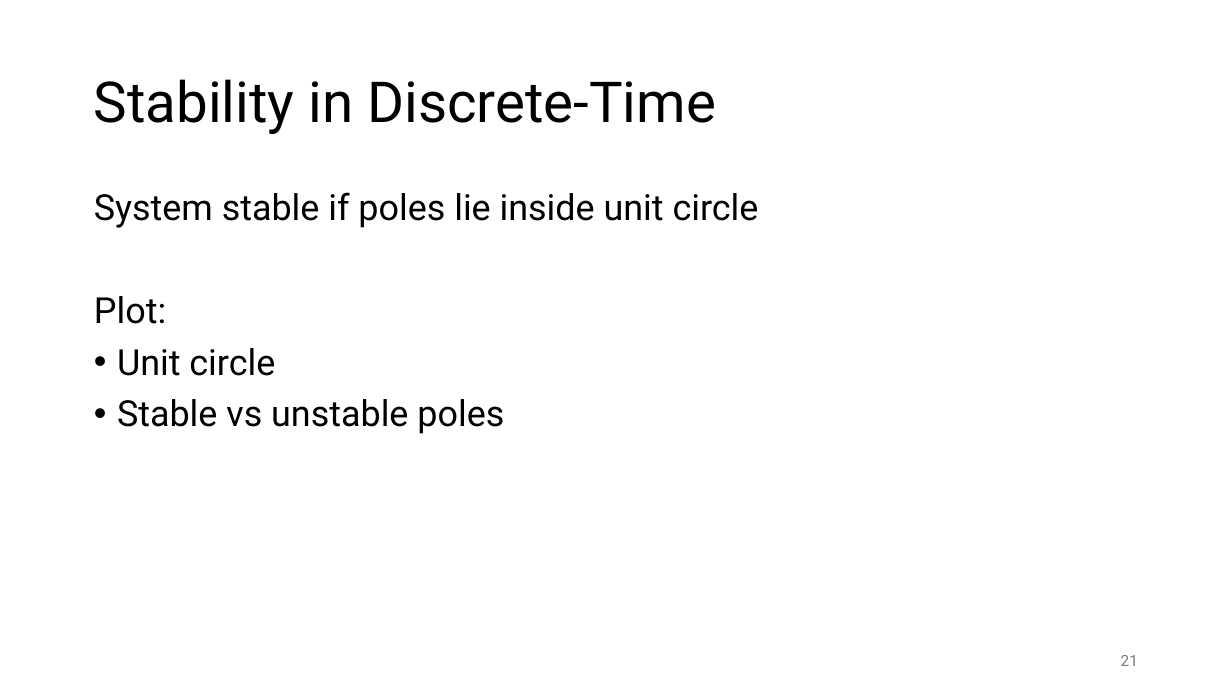
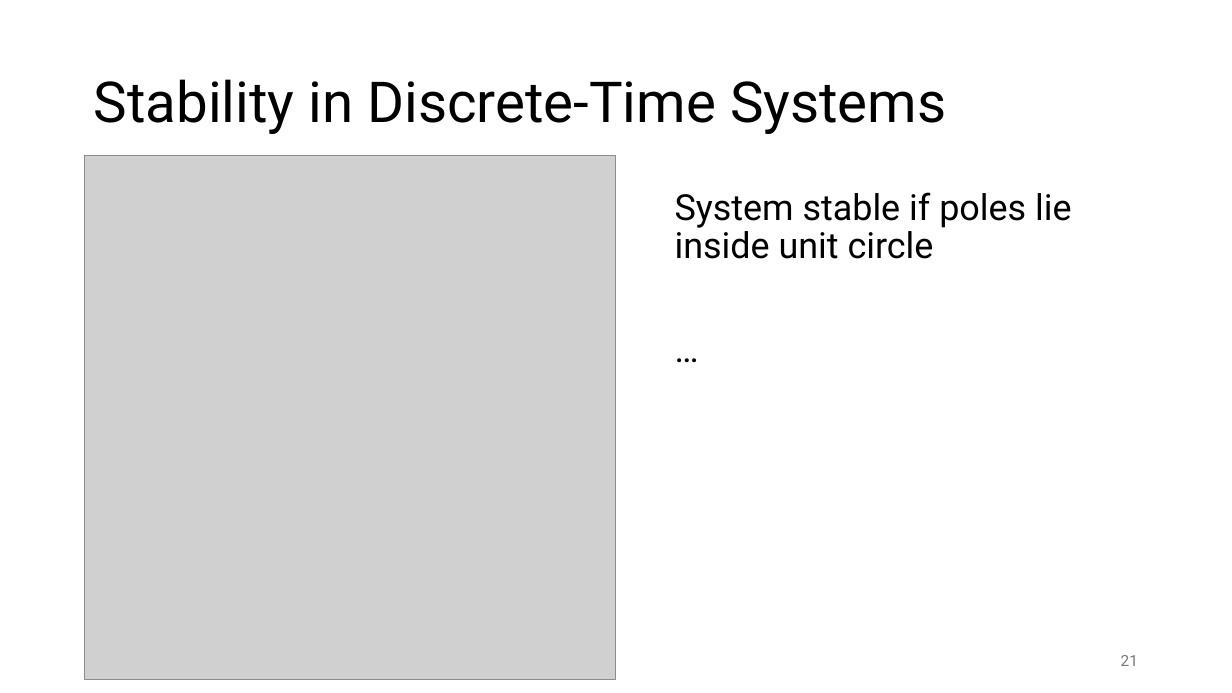
Before and after one commit to FelixWick/control_engineering, a slide deck: slide 21 of slides/6_discrete_controllers.pptx. Drawn at 1232x693 pixels with LibreOffice and Linux fonts; fonts in the diff are those of the drawing; grey boxes stand for pictures. Boxes give left, top, right and bottom in pixels: in the first picture for what was removed or moved away, otherwise in the second. Text is boxed around its words. In the diff, an @@ line names an element or a change of style, - is before the commit and + after.

Commit message:
more on discrete-time systems

```diff
--- a/slides/6_discrete_controllers.pptx
+++ b/slides/6_discrete_controllers.pptx
@@ title at [94,79,946,134]: text changed @@
-Stability in Discrete-Time
+Stability in Discrete-Time Systems
@@ picture added at [85,155,616,679] @@
@@ text "System stable if poles lie ...": place and size @@
-text "System stable if poles lie ..." at [94,192,759,434]
+text "System stable if poles lie ..." at [675,192,1071,259]
@@ text at [94,296,504,434]: text changed @@
-Plot:
-• Unit circle
-• Stable vs unstable poles
+…
```
Also in this commit, not shown: 14 other slides changed, 2 slides added, 7 slides removed, 4 other files.
